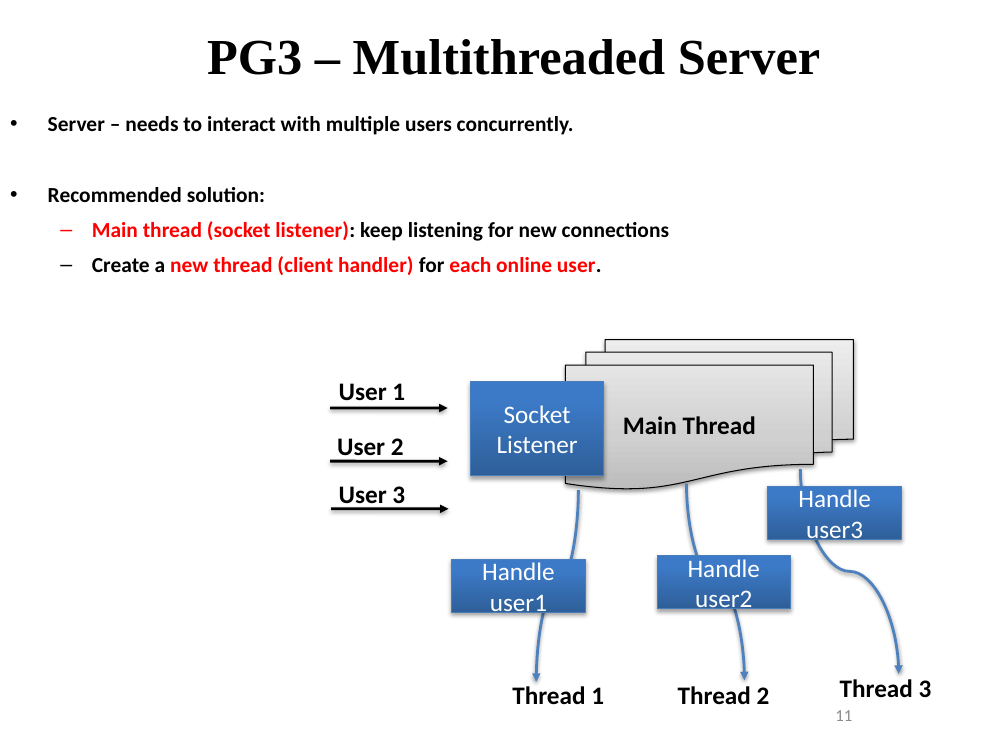
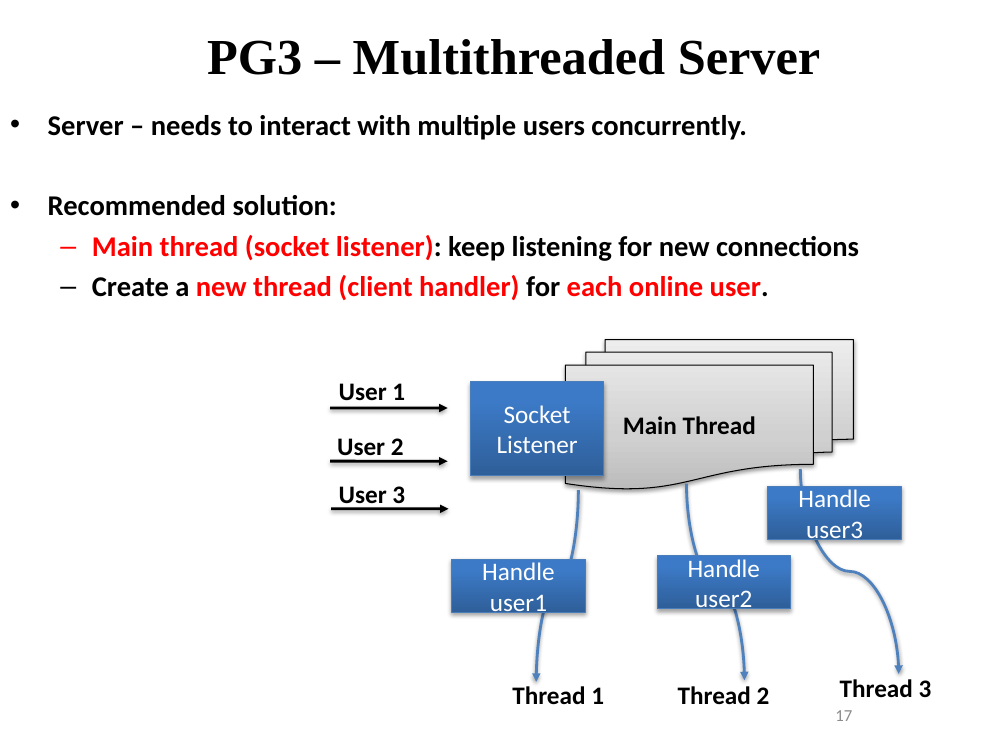
Before and after one commit to NathanRVance/pg3_tutorial, a slide deck: slide 17 of Tutorial 2_PG4.pptx (slide 11 before the commit). Drawn at 1008x756 pixels with LibreOffice and Linux fonts; fonts in the diff are those of the drawing. Boxes give left, top, right and bottom in pixels: in the first picture for what was removed or moved away, otherwise in the second. Text is boxed around its words. In the diff, an @@ line names an element or a change of style, - is before the commit and + after.

```diff
--- a/Tutorial 2_PG4.pptx
+++ b/Tutorial 2_PG4.pptx
@@ text "Server – needs to interact ..." at (x1=48, y1=115, x2=859, y2=300): size 15.3 to 20.4 pt; line spacing 1 to 0.9 @@
@@ page number at (x1=835, y1=710, x2=852, y2=721): text changed @@
-11
+17
```
Also in this commit, not shown: 9 other slides changed, 6 slides added.
